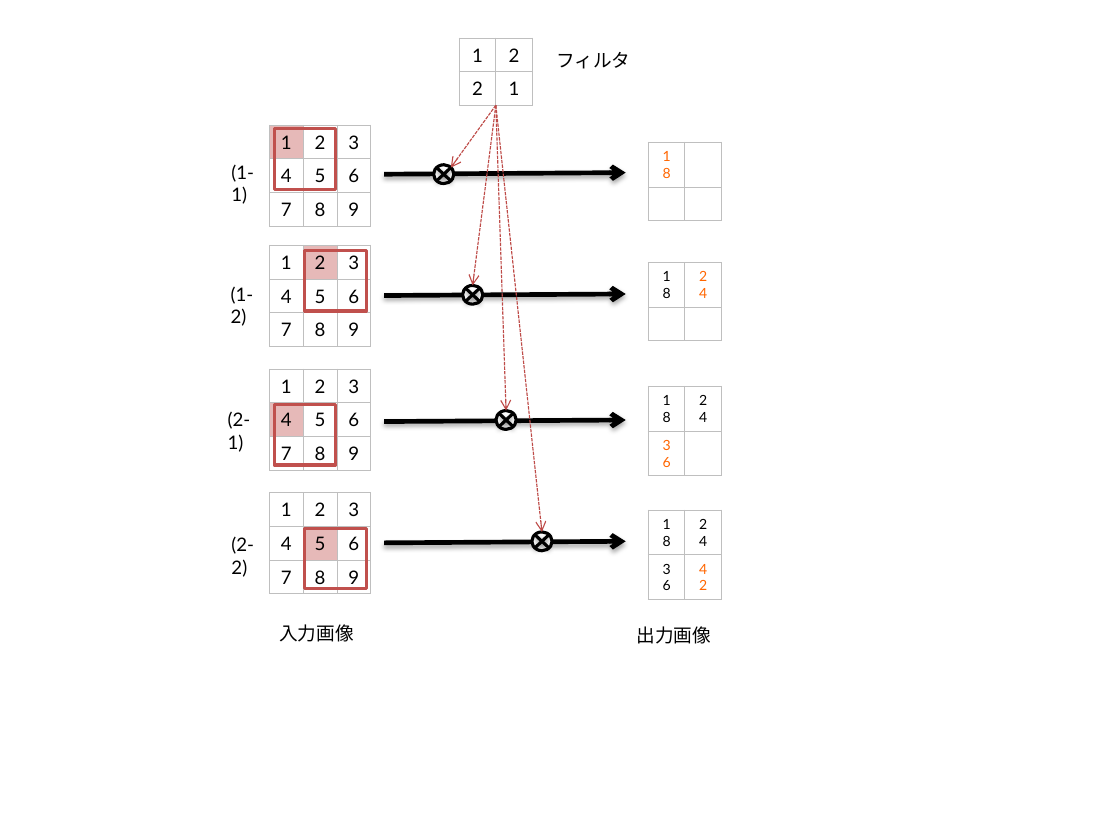
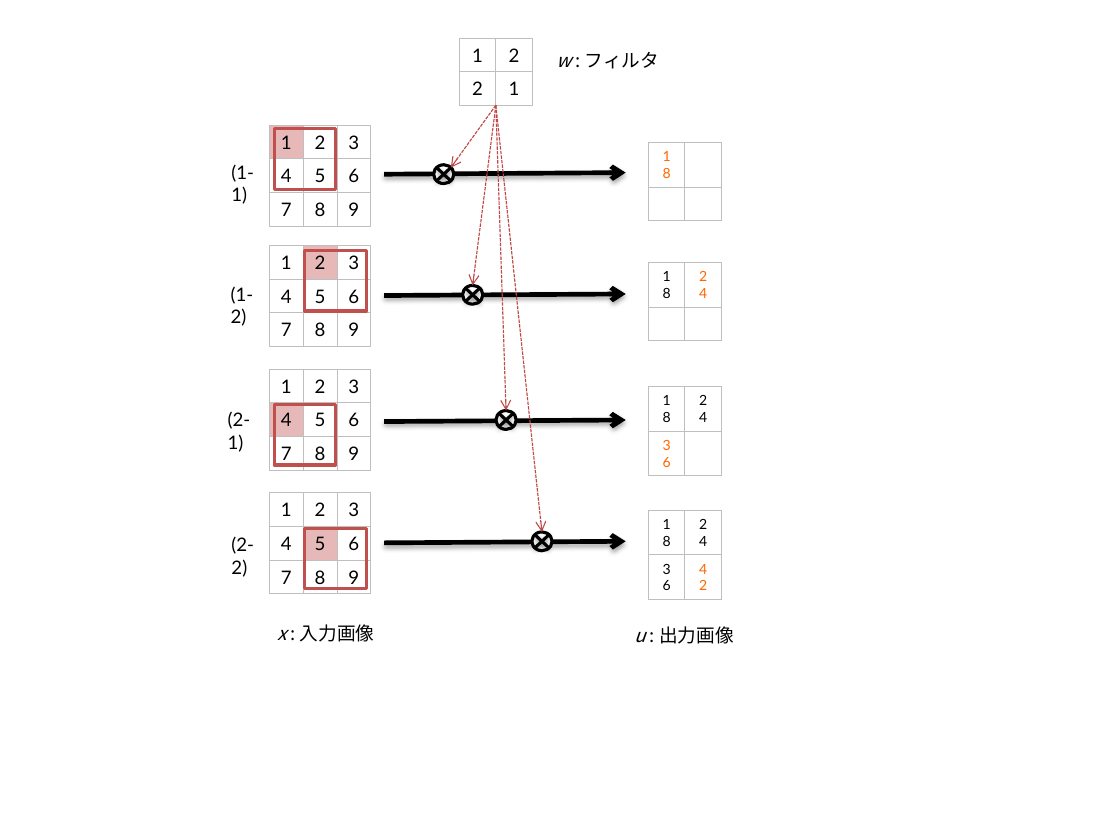
Before and after one commit to eijian/blog, a slide deck: slide 4 of articles/201608/dl1.pptx. Drawn at 1120x840 pixels with LibreOffice and Linux fonts; fonts in the diff are those of the drawing. Boxes give left, top, right and bottom in pixels: in the first picture for what was removed or moved away, otherwise in the second. Text is boxed around its words. In the diff, an @@ line names an element or a change of style, - is before the commit and + after.

Commit message:
update figures

```diff
--- a/articles/201608/dl1.pptx
+++ b/articles/201608/dl1.pptx
@@ text at <box>556,52,659,69</box>: text changed @@
-フィルタ
+w : フィルタ
@@ text at <box>277,624,375,642</box>: text changed @@
-入力画像
+x : 入力画像
@@ text at <box>634,626,734,644</box>: text changed @@
-出力画像
+u : 出力画像
```
